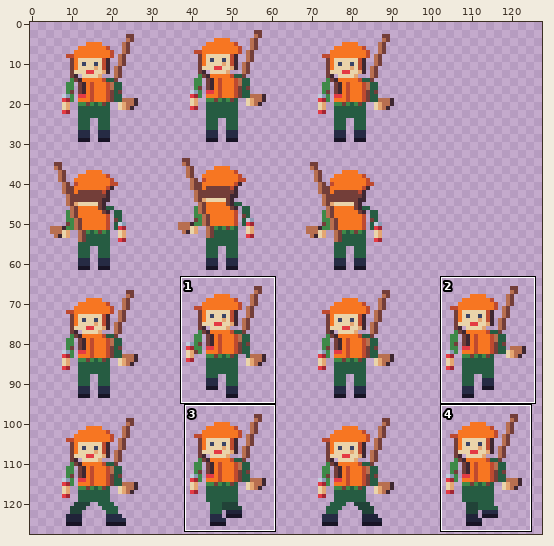
A pixel-art file gets an edit: assets/textures/characters/metsastaja_naaras_32.aseprite. Above: a wide view before the commit, with the close-up outlined.
Close-up. Before the commit:
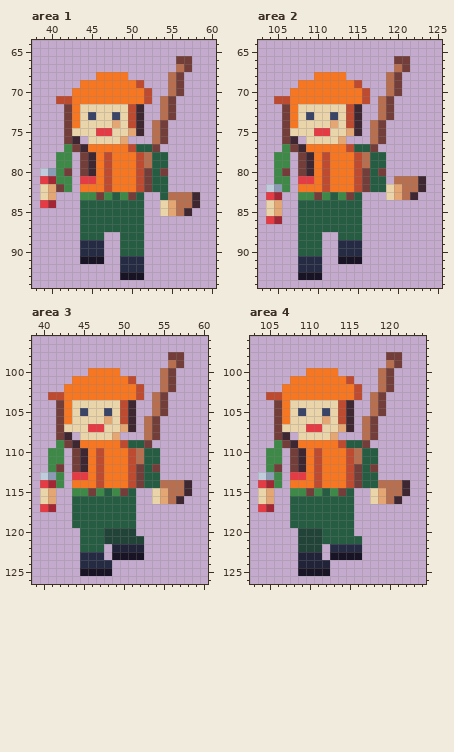
128x128 pixels, 1 frame. Shown: area 1: x 38..60, y 64..94; area 2: x 103..125, y 64..94; area 3: x 39..60, y 96..126; area 4: x 103..124, y 96..126. The commit also changed other parts of the picture, which this record leaves out.
Now the later version:
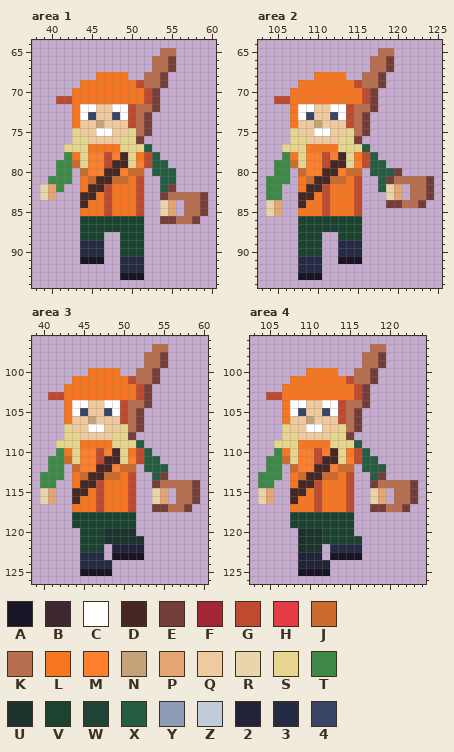
Palette (. is transparent): A #181425  B #3e2731  C #ffffff  D #462724  E #733e39  F #a22633  G #be4a2f  H #e43b44  J #cb6c2e  K #b86f50  L #f77622  M #fc7f2e  N #c5a37a  P #e4a672  Q #eeca9e  R #ead4aa  S #e5d58e  T #3e8948  U #1b332c  V #1c4330  W #214338  X #265c42  Y #8b9bb4  Z #c0cbdc  2 #212339  3 #262b44  4 #3a4466
Changes in this commit:
Changed rows in their new state; - is an unchanged pixel.
Area 1:
first column x 39:
65 ---------------KK----
66 --------------KKE..--
67 --------------KKE..--
68 -------------KKE..---
69 -------------KKE..---
70 --------------E-..---
71 --------------E..----
72 ---.-CCQQCC-KKE..----
73 ---.-C-QQ-C-KE-..----
74 ---.-QQNQQQ-KE..-----
75 ---.SQQCCQQSKE..-----
76 ---.SSQQQQSSE-..-----
77 ---SSS----SSS-.------
78 --.-LSMM-MDSLG-.-----
79 ----JSMM-DDSMG-------
80 ..-T-JMMDDMJJ.-XX----
81 .T---LJDDJJ--..-X----
82 --T.--DD-----..-E----
83 -----DDLGLLLG--E---KE
84 ..---DLLGLLLG----.-KE
85 -----LLLGLLLG----.KKE
86 -----VVVVVVVV--EEKKE-
87 -----VVVVVVVV--------
88 -----VVV--VVV--------
89 ----------VVV--------
90 ----------VVV--------
Area 2:
first column x 104:
65 --------------KK-----
66 -------------KKE..---
67 -------------KKE..---
68 ------------KKE..----
69 ------------KKE..----
70 -------------E-..----
71 -------------E..-----
72 --.-CCQQCC-KKE..-----
73 --.-C-QQ-C-KE-..-----
74 --.-QQNQQQ-KE..------
75 --.SQQCCQQSKE..------
76 --.SSQQQQSSE-..------
77 --SSS----SSS-.-------
78 -.-LSMM-MDSLG-.------
79 ---JSMM-DDSMG--------
80 --T-JMMDDMJJ.-XXE----
81 T---LJDDJJ--..-E---KE
82 TT.--DD-----..---.-KE
83 TT--DDLGLLLG-----.KKE
84 ----DLLGLLLG---EEKKE-
85 ----LLLGLLLG---------
86 ..--VVVVVVVV---------
87 ----VVVVVVVV---------
88 ----VVV--VVV---------
89 ----VVV--------------
90 ----VVV--------------
Area 3:
first column x 40:
 97 --------------KK----
 98 -------------KKE..--
 99 -------------KKE..--
100 ------------KKE..---
101 ------------KKE..---
102 -------------E-..---
103 -------------E..----
104 --.-CCQQCC-KKE..----
105 --.-C-QQ-C-KE-..----
106 --.-QQNQQQ-KE..-----
107 --.SQQCCQQSKE..-----
108 --.SSQQQQSSE-..-----
109 --SSS----SSS-.------
110 -.-LSMM-MDSLG-.-----
111 ---JSMM-DDSMG-------
112 --T-JMMDDMJJ.-XX----
113 TT--LJDDJJ--..-E----
114 TT.--DD-----..E---KE
115 ----DDLGLLLG----.-KE
116 ----DLLGLLLG----.KKE
117 ..--LLLGLLLG--EEKKE-
118 ----VVVVVVVV--------
119 ----VVVVVVVV--------
120 -----VVVUUUU--------
121 -----VVVUUUUU-------
122 -----VVV------------
Area 4:
first column x 104:
 97 --------------KK----
 98 -------------KKE..--
 99 -------------KKE..--
100 ------------KKE..---
101 ------------KKE..---
102 -------------E-..---
103 -------------E..----
104 --.-CCQQCC-KKE..----
105 --.-C-QQ-C-KE-..----
106 --.-QQNQQQ-KE..-----
107 --.SQQCCQQSKE..-----
108 --.SSQQQQSSE-..-----
109 --SSS----SSS-.------
110 -.-LSMM-MDSLG-.-----
111 ---JSMM-DDSMG-------
112 --T-JMMDDMJJ.-XX----
113 TT--LJDDJJ--..-E----
114 TT.--DD-----..E---KE
115 ----DDLGLLLG----.-KE
116 ----DLLGLLLG----.KKE
117 ..--LLLGLLLG--EEKKE-
118 ----VVVVVVVV--------
119 ----VVVVVVVV--------
120 -----UUUVVVV--------
121 -----UUUVVVVV-------
122 -----UUU------------
